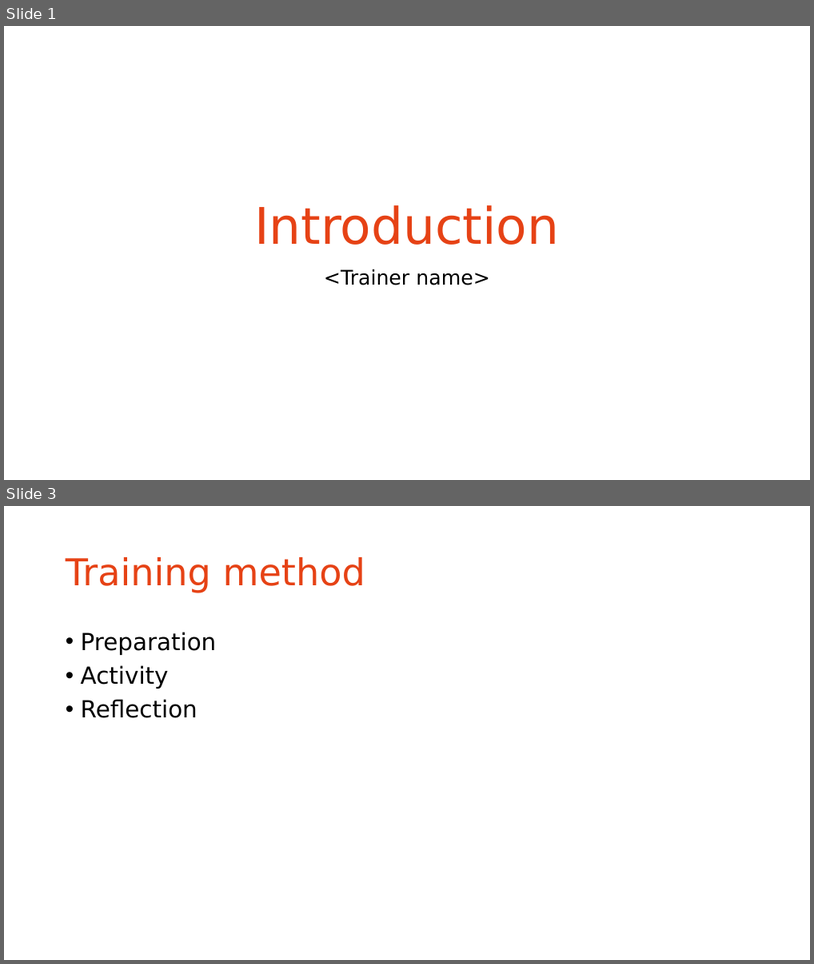
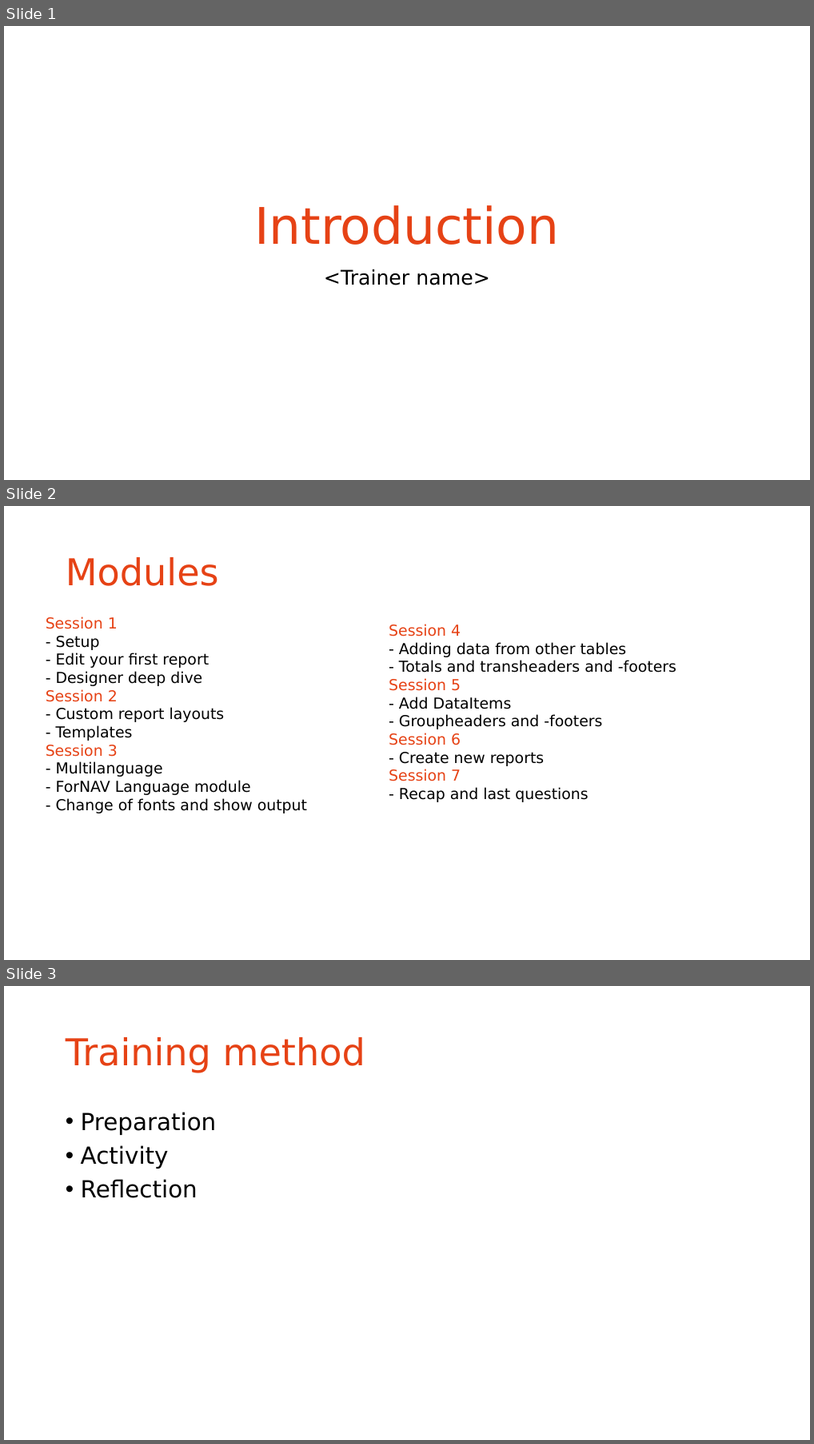
Before and after one commit to renebrummel/ForNAV.TrainingModules, a slide deck: Powerpoint/Webinar.pptx. Shown one above the other, each under a label of ours: slides 1 and 3 before the commit, slides 1, 2 and 3 after it; the slides between them are not shown. The pictures are 814x964 and 814x1444 pixels, drawn with LibreOffice and Linux fonts; fonts in the diff are those of the drawing; background and template pictures are left out. Boxes give left, top, right and bottom in pixels: in the first picture for what was removed or moved away, otherwise in the second. Text is boxed around its words. In the diff, an @@ line names an element or a change of style, - is before the commit and + after.

```diff
--- a/Powerpoint/Webinar.pptx
+++ b/Powerpoint/Webinar.pptx
@@ slide 2 added at (x1=4, y1=506, x2=810, y2=960), background #FFFFFF @@
@@ title added at (x1=66, y1=557, x2=219, y2=586), 44 pt, text #E64215 @@
+Modules
@@ text added at (x1=46, y1=616, x2=307, y2=813), 18 pt, text #000000 @@
+Session 1
+- Setup
+- Edit your first report
+- Designer deep dive
+Session 2
+- Custom report layouts
+- Templates
+Session 3
+- Multilanguage
+- ForNAV Language module
+- Change of fonts and show output
@@ text added at (x1=389, y1=624, x2=677, y2=802), 18 pt, text #000000 @@
+Session 4
+- Adding data from other tables
+- Totals and transheaders and -footers
+Session 5
+- Add DataItems
+- Groupheaders and -footers
+Session 6
+- Create new reports
+Session 7
+- Recap and last questions
```
Also in this commit, not shown: 16 other slides added, 1 slide removed, 2 other files.
